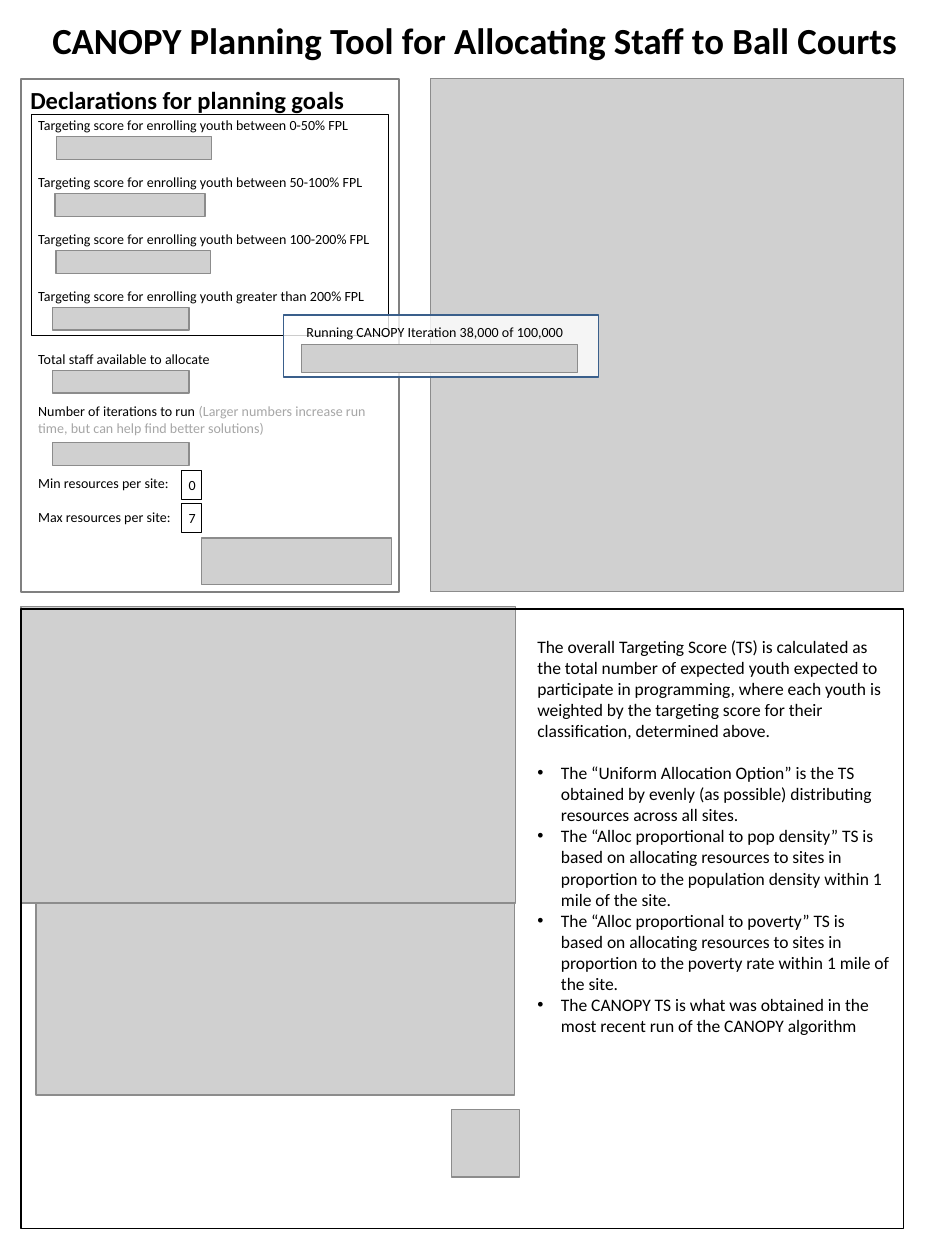
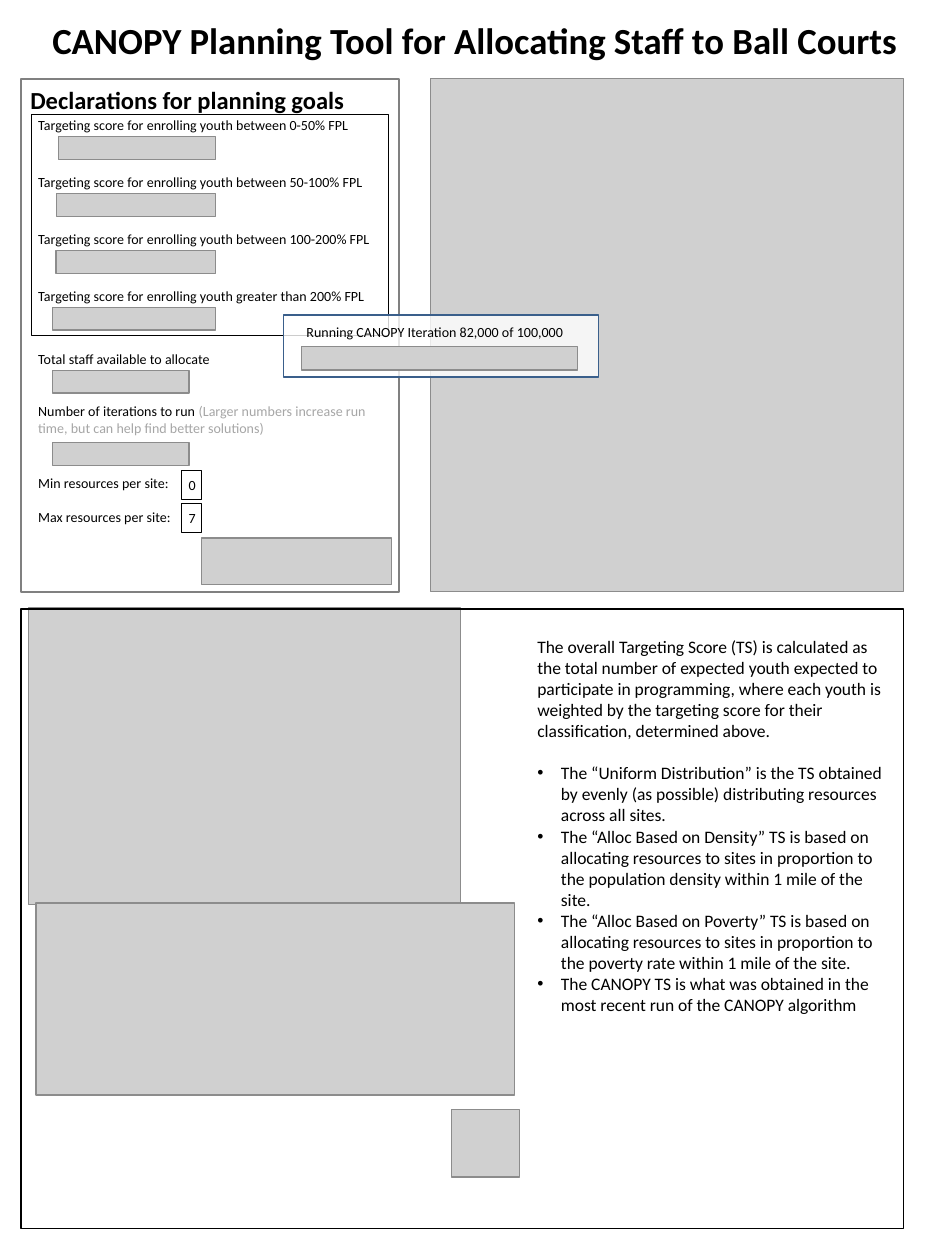
Before and after one commit to nsmader/CANOPY, a slide deck: slide 1 of write-ups/website-wireframe/wireframe.pptx. Drawn at 945x1260 pixels with LibreOffice and Linux fonts; fonts in the diff are those of the drawing; grey boxes stand for pictures. Boxes give left, top, right and bottom in pixels: in the first picture for what was removed or moved away, otherwise in the second. Text is boxed around its words. In the diff, an @@ line names an element or a change of style, - is before the commit and + after.

```diff
--- a/write-ups/website-wireframe/wireframe.pptx
+++ b/write-ups/website-wireframe/wireframe.pptx
@@ picture resized from (x1=55, y1=194, x2=205, y2=217) to (x1=57, y1=194, x2=215, y2=217) @@
@@ picture resized from (x1=55, y1=251, x2=210, y2=273) to (x1=55, y1=251, x2=215, y2=273) @@
@@ picture resized from (x1=53, y1=307, x2=189, y2=330) to (x1=53, y1=307, x2=217, y2=330) @@
@@ text at (x1=306, y1=325, x2=563, y2=340): text changed @@
-Running CANOPY Iteration 38,000 of 100,000
+Running CANOPY Iteration 82,000 of 100,000
@@ picture resized from (x1=21, y1=606, x2=515, y2=902) to (x1=29, y1=609, x2=461, y2=905) @@
@@ text at (x1=561, y1=766, x2=882, y2=972): text changed @@
-• The “Uniform Allocation Option” is the TS obtained by evenly (as possible) distributing resources across all sites.
-• The “Alloc proportional to pop density” TS is based on allocating resources to sites in proportion to the population density within 1 mile of the site.
-• The “Alloc proportional to poverty” TS is based on allocating resources to sites in proportion to the poverty rate within 1 mile of the site.
+• The “Uniform Distribution” is the TS obtained by evenly (as possible) distributing resources across all sites.
+• The “Alloc Based on Density” TS is based on allocating resources to sites in proportion to the population density within 1 mile of the site.
+• The “Alloc Based on Poverty” TS is based on allocating resources to sites in proportion to the poverty rate within 1 mile of the site.
```
Also in this commit, not shown: 16 other files.
